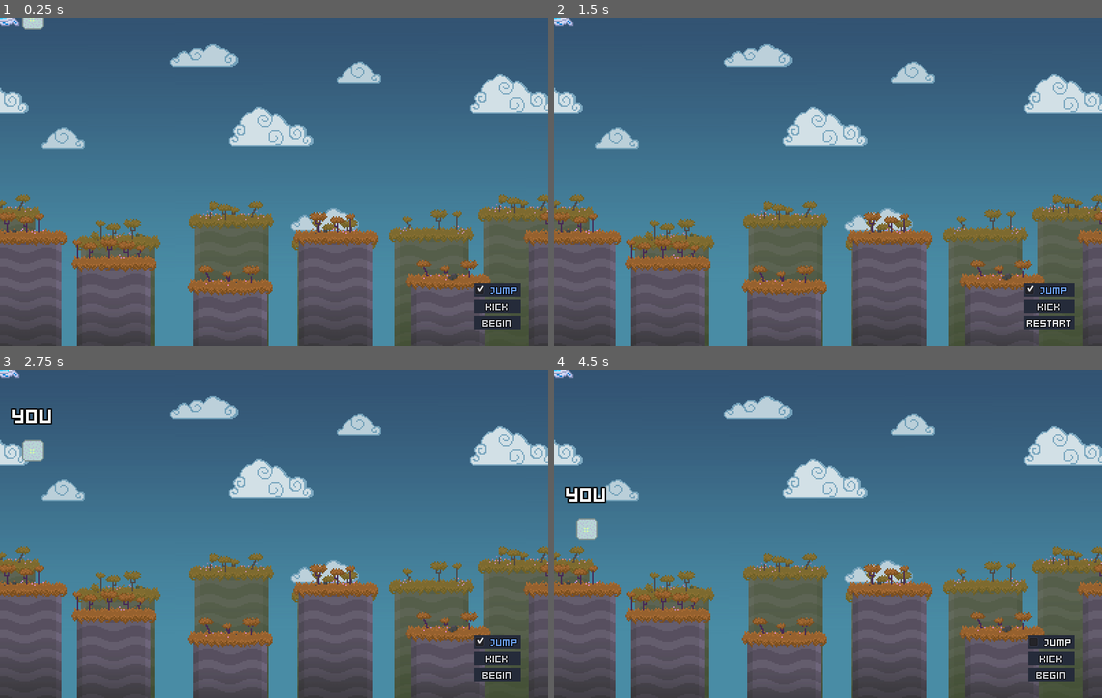
Above: before the commit, frames 1-4 (two rows, left to right).
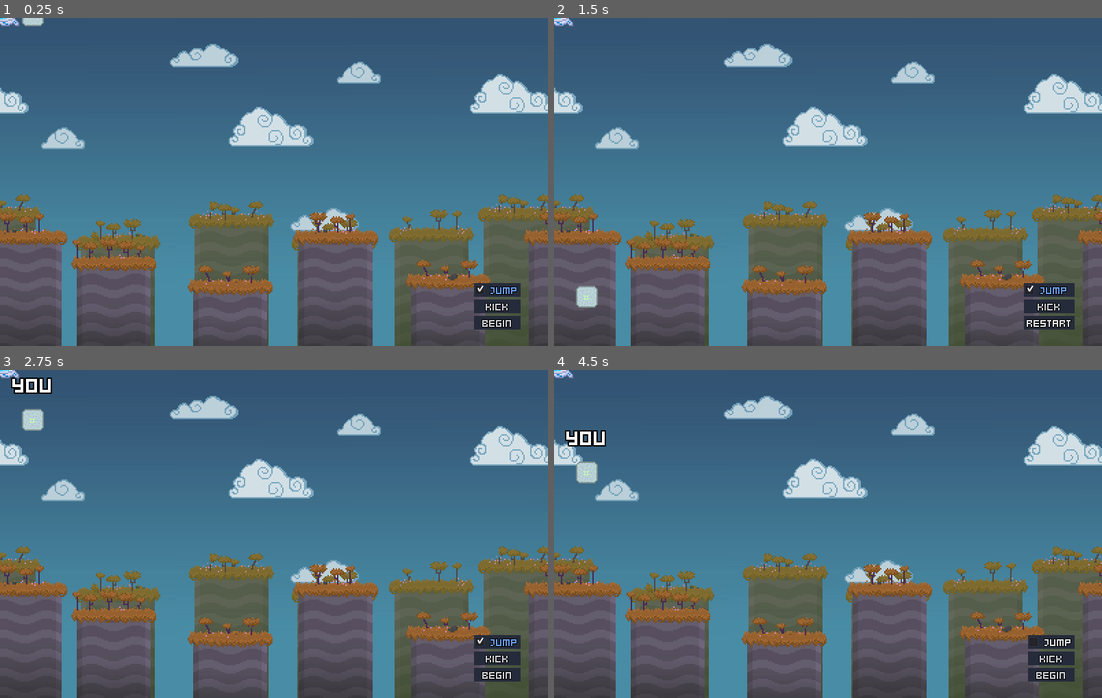
Above: after the commit, the same moments.

Repository: HexagonNico/Project-Wowie4
Game: Godot game, scene res://assets/levels/level.tscn
The game is run twice, just before and just after one commit, with the same random seed, the same clock (stepped at 60 frames per second) and the same inputs. This scene is started directly instead of the project's main scene.
Inputs:
- Up to frame 1 (0.25 s): no input
- Up to frame 2 (1.5 s): click "Kick" at 0.5 s; click "Begin" at 1.25 s
- Up to frame 3 (2.75 s): click "Restart" at 2 s
- Up to frame 4 (4.5 s): click "Begin" at 2.75 s; click "Restart" at 3.5 s; click "Jump" at 4.25 s

The runs differ from the first frame. In frame 1, less than 0.1% of the frame differs, in the area x 4-8%, y 0-4%; in frame 2, 0.3%; in frame 3, 1.0%; in frame 4, 1.2%, in the area x 2-10%, y 18-52%.

Commit message:
Ball bouncing on walls finally makes sense

Diff:
--- /dev/null
+++ b/assets/bubble_wrap/bubble_wrap_ball.gd
@@ -0,0 +1,12 @@
+extends RigidBody2D
+
+
+onready var left_bounce_detector = $LeftBounceDetector
+onready var right_bounce_detector = $RightBounceDetector
+
+
+func _physics_process(_delta):
+	left_bounce_detector.global_rotation = 0.0
+	right_bounce_detector.global_rotation = 0.0
+	if left_bounce_detector.is_colliding() or right_bounce_detector.is_colliding():
+		linear_velocity.x *= -0.75
--- a/assets/bubble_wrap/bubble_wrap_ball.tscn
+++ b/assets/bubble_wrap/bubble_wrap_ball.tscn
@@ -1,9 +1,10 @@
-[gd_scene load_steps=4 format=2]
+[gd_scene load_steps=5 format=2]
 
 [ext_resource path="res://assets/bubble_wrap/bubble_wrap_sprite.png" type="Texture" id=1]
+[ext_resource path="res://assets/bubble_wrap/bubble_wrap_ball.gd" type="Script" id=2]
 
 [sub_resource type="PhysicsMaterial" id=2]
-bounce = 0.6
+bounce = 0.1
 
 [sub_resource type="RectangleShape2D" id=1]
 extents = Vector2( 8, 8 )
@@ -12,9 +13,20 @@
 collision_layer = 4
 collision_mask = 24
 physics_material_override = SubResource( 2 )
+script = ExtResource( 2 )
 
 [node name="BubbleWrapSprite" type="Sprite" parent="."]
 texture = ExtResource( 1 )
 
 [node name="CollisionShape" type="CollisionShape2D" parent="."]
 shape = SubResource( 1 )
+
+[node name="LeftBounceDetector" type="RayCast2D" parent="."]
+enabled = true
+cast_to = Vector2( 10, 0 )
+collision_mask = 24
+
+[node name="RightBounceDetector" type="RayCast2D" parent="."]
+enabled = true
+cast_to = Vector2( -10, 0 )
+collision_mask = 24
--- a/assets/robot/scripts/robot.gd
+++ b/assets/robot/scripts/robot.gd
@@ -85,7 +85,7 @@
 	if kick_ray.is_colliding():
 		var collider = kick_ray.get_collider()
 		if collider is RigidBody2D:
-			collider.linear_velocity = Vector2(150.0, -200.0) * sprite.scale
+			collider.linear_velocity = Vector2(150.0, -150.0) * sprite.scale
 
 
 func set_jump(value: bool):
--- a/project.godot
+++ b/project.godot
@@ -50,7 +50,7 @@
 [physics]
 
 common/enable_pause_aware_picking=true
-2d/default_gravity=300
+2d/default_gravity=200
 
 [rendering]
 
